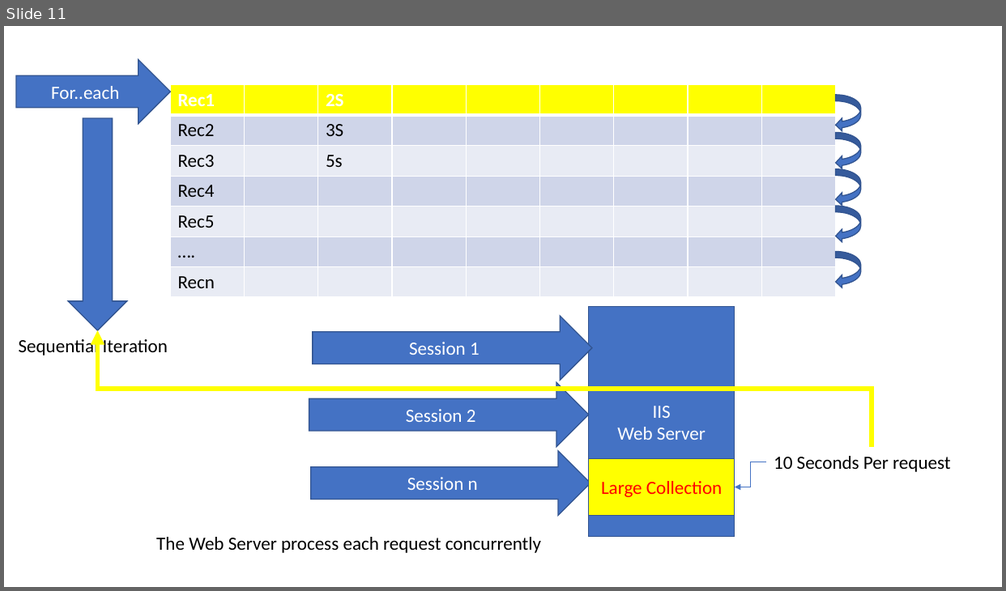
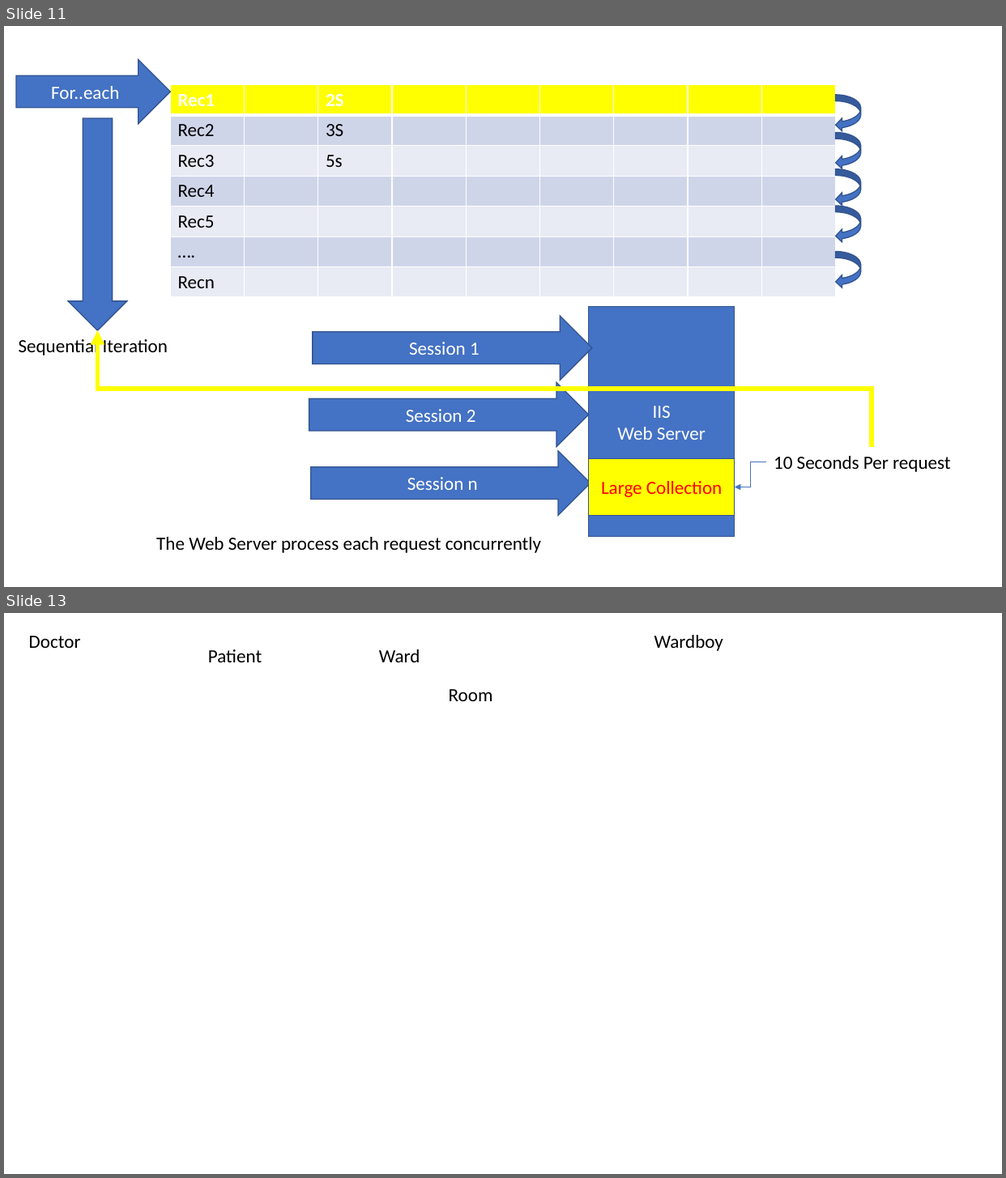
Before and after one commit to maheshsabnis/SimSept2002, a slide deck: Training_Images.pptx. Shown one above the other, each under a label of ours: slide 11 before the commit, slides 11 and 13 after it; the slides between them are not shown. The pictures are 1006x591 and 1006x1178 pixels, drawn with LibreOffice and Linux fonts; fonts in the diff are those of the drawing. Boxes give left, top, right and bottom in pixels: in the first picture for what was removed or moved away, otherwise in the second. Text is boxed around its words. In the diff, an @@ line names an element or a change of style, - is before the commit and + after.

```diff
--- a/Training_Images.pptx
+++ b/Training_Images.pptx
@@ slide 13 added at [4, 613, 1002, 1174], background #FFFFFF @@
@@ text added at [29, 636, 81, 648], 18 pt, text #000000 @@
+Doctor
@@ text added at [654, 635, 723, 651], 18 pt, text #000000 @@
+Wardboy
@@ text added at [208, 649, 262, 662], 18 pt, text #000000 @@
+Patient
@@ text added at [379, 649, 420, 662], 18 pt, text #000000 @@
+Ward
@@ text added at [449, 689, 493, 701], 18 pt, text #000000 @@
+Room
```
Also in this commit, not shown: 1 other slide added, 1 other file.
